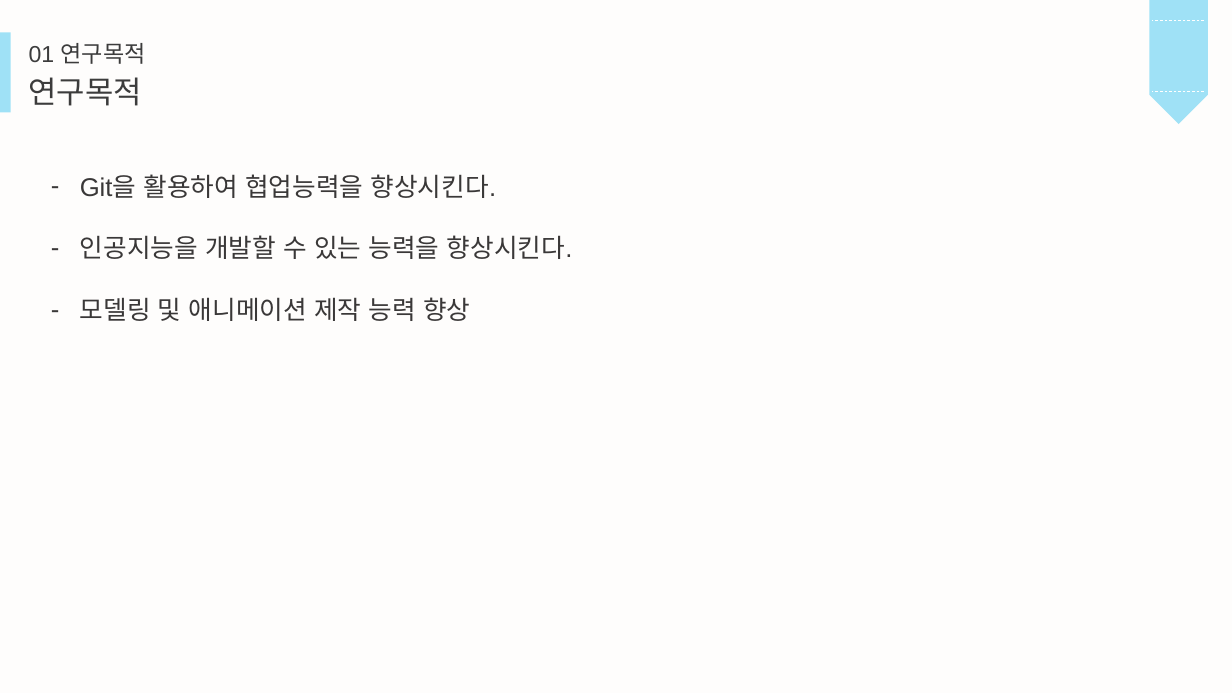
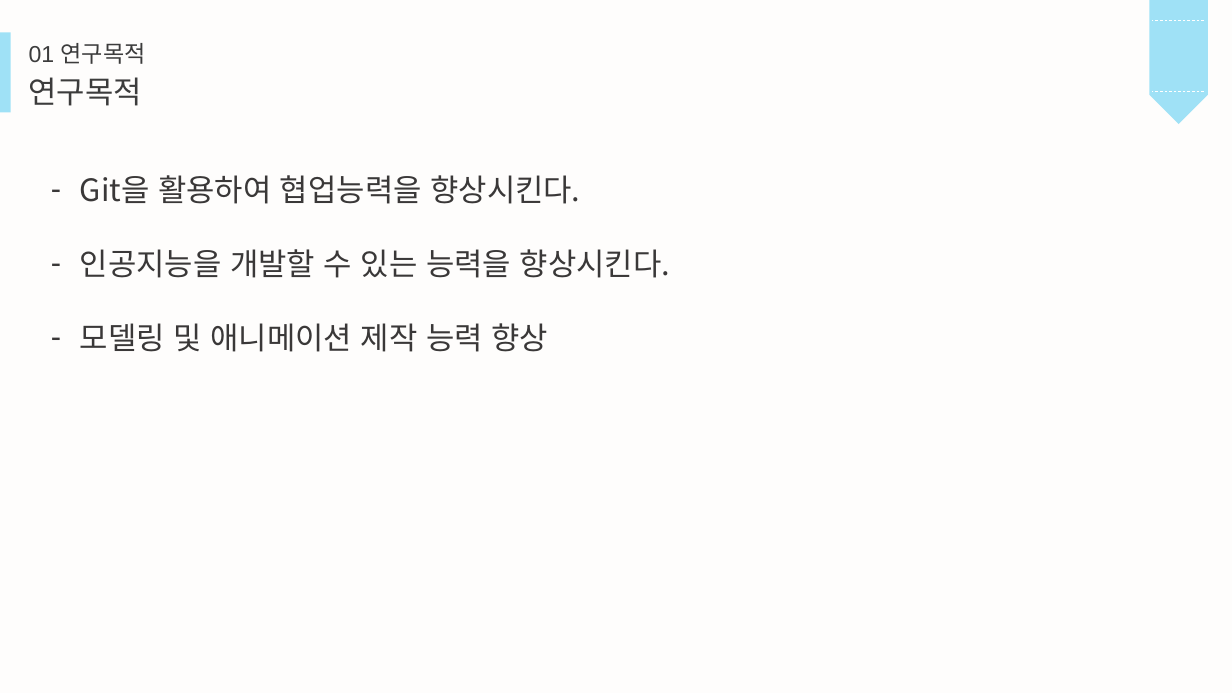
Before and after one commit to dmsdn16/kpu_projects, a slide deck: slide 4 of 졸업작품 제안서/졸업작품 초안 세이브 (3).pptx. Drawn at 1232x693 pixels with LibreOffice and Linux fonts; fonts in the diff are those of the drawing; background and template pictures are left out. Boxes give left, top, right and bottom in pixels: in the first picture for what was removed or moved away, otherwise in the second. Text is boxed around its words. In the diff, an @@ line names an element or a change of style, - is before the commit and + after.

```diff
--- a/졸업작품 제안서/졸업작품 초안 세이브 (3).pptx
+++ b/졸업작품 제안서/졸업작품 초안 세이브 (3).pptx
@@ text "Git을 활용하여 협업능력을 향상시킨다." at bbox=[80, 175, 670, 352]: size 20 to 24 pt, font Arial to Noto Sans CJK KR @@
```
Also in this commit, not shown: 7 other slides changed, 1 other file.
